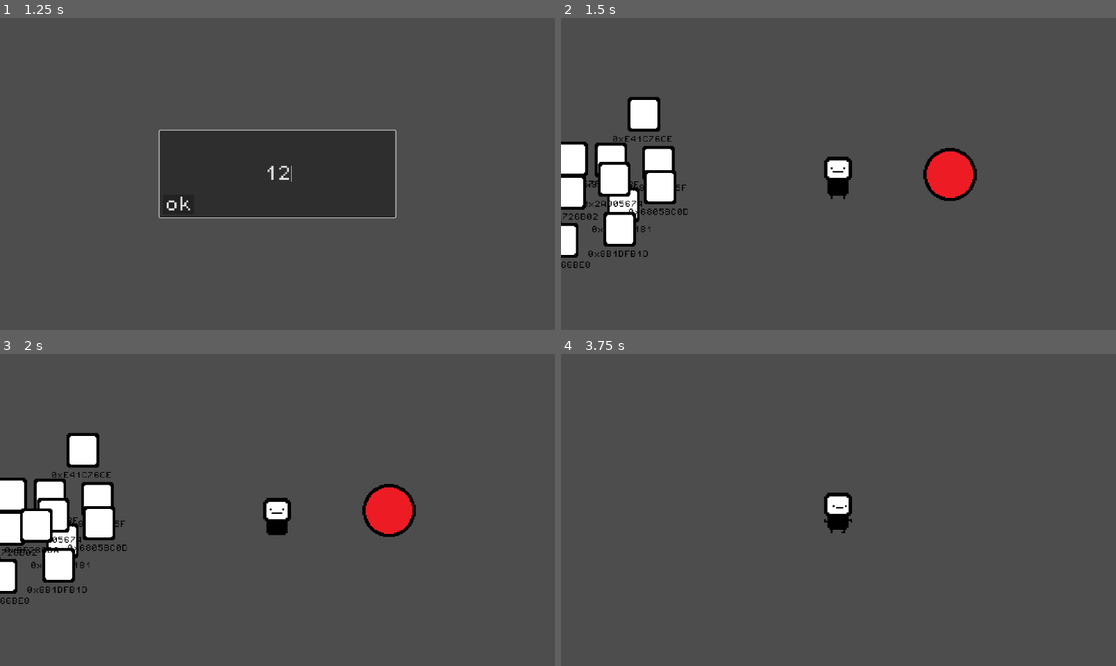
Above: before the commit, frames 1-4 (two rows, left to right).
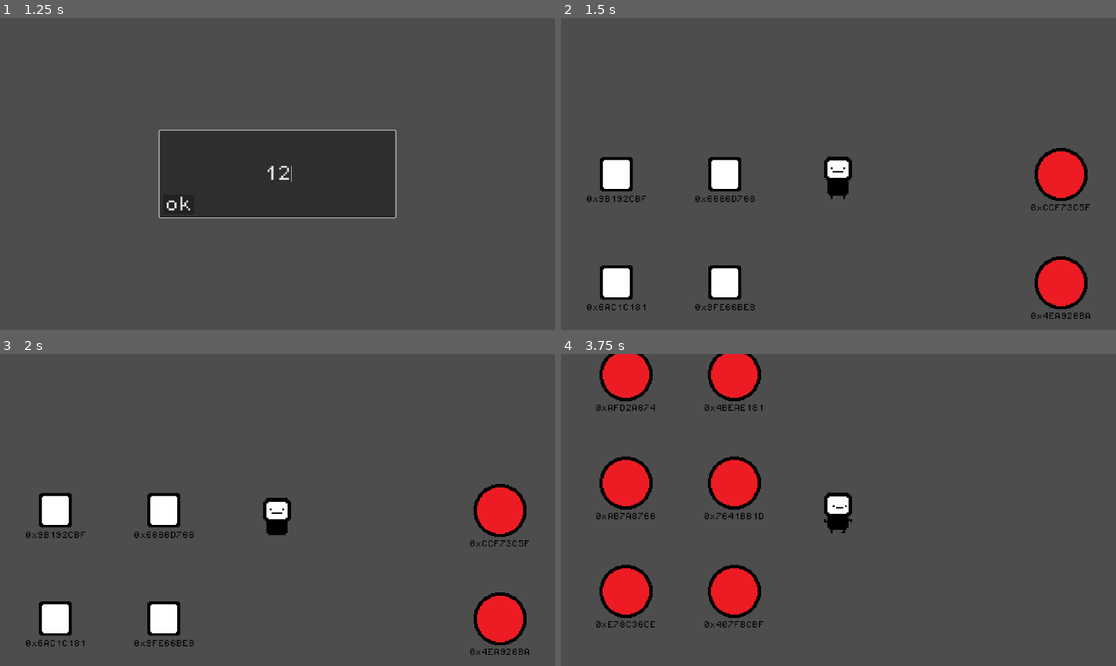
Above: after the commit, the same moments.

Repository: hugobiella/bit-memory
Game: Godot game, scene res://scenes/game.tscn
The game is run twice, just before and just after one commit, with the same random seed, the same clock (stepped at 60 frames per second) and the same inputs.
Inputs (mouse positions are in pixels of both pictures, inside the frame that each line leads up to):
- Up to frame 1 (1.25 s): click (277, 174) at 0.52 s; type "12" at 0.6 s
- Up to frame 2 (1.5 s): click "ok" at 1.25 s
- Up to frame 3 (2 s): no input
- Up to frame 4 (3.75 s): hold D (move_right) 2.03-2.78 s; hold E (interact) 2.03-2.78 s; hold S (move_down) 2.78-3.53 s; tap E (interact) at 2.85 s; hold D (move_right) from 3.53 s (still down); hold E (interact) from 3.53 s (still down)

Frame 1 is identical in both runs. In frame 2, 12% of the frame differs, in the area x 0-96%, y 25-97%; in frame 3, 12%; in frame 4, 8.1%.

Commit message:
big updates!

Diff:
--- a/new-game-project/scenes/game.gd
+++ b/new-game-project/scenes/game.gd
@@ -2,6 +2,9 @@
 
 var input_scene: PackedScene
 var input_scene_instance: Node
+
+#func _physics_process(delta):
+	#print(Globals.physical_address_array)
 
 func _ready():
 	input_scene = preload("res://scenes/ui/input_manager.tscn")
--- a/new-game-project/scenes/game.tscn
+++ b/new-game-project/scenes/game.tscn
@@ -2,8 +2,8 @@
 
 [ext_resource type="PackedScene" uid="uid://dpf6de5imqxlt" path="res://scenes/player.tscn" id="1_1hgf2"]
 [ext_resource type="Script" path="res://scenes/game.gd" id="1_fpu7j"]
-[ext_resource type="PackedScene" uid="uid://e1hitv2dch32" path="res://scenes/score_area.tscn" id="3_nqsge"]
 [ext_resource type="PackedScene" uid="uid://bf2r4iw1hqxy7" path="res://scenes/package_generator.tscn" id="3_xmbt7"]
+[ext_resource type="PackedScene" uid="uid://cscqtspqth4ol" path="res://scenes/score_generator.tscn" id="4_00sjm"]
 
 [node name="game" type="Node2D"]
 script = ExtResource("1_fpu7j")
@@ -16,5 +16,5 @@
 [node name="PackageGenerator3" parent="." instance=ExtResource("3_xmbt7")]
 position = Vector2(-256, 0)
 
-[node name="ScoreArea" parent="." instance=ExtResource("3_nqsge")]
+[node name="ScoreGenerator" parent="." instance=ExtResource("4_00sjm")]
 position = Vector2(256, 0)
--- a/new-game-project/scenes/score_area.tscn
+++ b/new-game-project/scenes/score_area.tscn
@@ -10,6 +10,12 @@
 [node name="ScoreArea" type="Area2D"]
 script = ExtResource("1_dbb75")
 
+[node name="Label" type="Label" parent="."]
+offset_left = -64.0
+offset_top = -88.0
+offset_right = 64.0
+offset_bottom = -56.0
+
 [node name="CollisionShape2D" type="CollisionShape2D" parent="."]
 position = Vector2(1, 1)
 shape = SubResource("CircleShape2D_igsav")
--- /dev/null
+++ b/new-game-project/scenes/score_generator.gd
@@ -0,0 +1,33 @@
+extends Node2D
+
+@export var package_scene: PackedScene
+@export var spawn_area_radius: float = 200.0
+var score_generated: Array = []
+
+var grid_offset = 250
+var grid_columns = 2
+
+func _ready():
+	set_physics_process(true)
+
+func _physics_process(_delta):
+	if score_generated.size() < Globals.amount_to_generate:
+		generate_score_grid()
+
+func generate_score_grid():
+	var count = score_generated.size()
+	var rows = ceil(float(Globals.amount_to_generate) / float(grid_columns))
+
+	for row in range(rows):
+		for column in range(grid_columns):
+			if count >= Globals.amount_to_generate:
+				return
+			var position_in_grid = Vector2(column * grid_offset, row * grid_offset)
+			generate_score_at_position(position_in_grid)
+			count += 1
+
+func generate_score_at_position(position_in_grid: Vector2):
+	var score_instance = package_scene.instantiate() as Area2D
+	add_child(score_instance)
+	score_instance.position = global_position + position_in_grid
+	score_generated.append(score_instance)
--- /dev/null
+++ b/new-game-project/scenes/score_generator.tscn
@@ -0,0 +1,8 @@
+[gd_scene load_steps=3 format=3 uid="uid://cscqtspqth4ol"]
+
+[ext_resource type="Script" path="res://scenes/score_generator.gd" id="1_hufsk"]
+[ext_resource type="PackedScene" uid="uid://e1hitv2dch32" path="res://scenes/score_area.tscn" id="2_5hg43"]
+
+[node name="ScoreGenerator" type="Node2D"]
+script = ExtResource("1_hufsk")
+package_scene = ExtResource("2_5hg43")
--- a/new-game-project/scripts/globals.gd
+++ b/new-game-project/scripts/globals.gd
@@ -7,6 +7,8 @@
 var score = 0
 
 var amount_to_generate = 0
+var physical_address_array = []
+var virtual_address_array = []
 
 func add_points(points):
 	score += points
--- a/new-game-project/scripts/package.gd
+++ b/new-game-project/scripts/package.gd
@@ -6,8 +6,8 @@
 	interaction_area.interact = Callable(self, "_on_interact")
 	_generate_virtual_address()
 	label.add_theme_color_override("font_color", Color(0, 0, 0))
-	label.global_position.y = 50
-	label.global_position.x = -330
+	label.position.y = 50
+	label.position.x = -70
 	label.show()
 
 func _on_interact():
@@ -27,6 +27,10 @@
 		page_table[page_number] = randi() % 0xFFFFF
 	var offset = virtual_address & 0xFFF
 	var physical_address = (page_table[page_number] << 12) | offset
+	Globals.virtual_address_array.append(virtual_address)
+	Globals.physical_address_array.append(physical_address)
 	label.text = "0x%X" % virtual_address
-	print("virtual_address: 0x%X" % virtual_address)
+	#print("virtual_address: 0x%X" % virtual_address)
 	#print("physical_address: 0x%X" % physical_address)
+	#for value in Globals.physical_address_array:
+		#print("0x%X" % value)
--- a/new-game-project/scripts/package_generator.gd
+++ b/new-game-project/scripts/package_generator.gd
@@ -1,26 +1,32 @@
 extends Node2D
 
 @export var package_scene: PackedScene
-@export var spawn_area_radius: float = 200.0
 var packages_generated: Array = []
+
+var grid_offset = 250
+var grid_columns = 2
 
 func _ready():
 	set_physics_process(true)
 
 func _physics_process(_delta):
 	if packages_generated.size() < Globals.amount_to_generate:
-		generate_package()
+		generate_package_grid()
 
-		#remove deleted packages from list
-	#for package in packages_generated:
-		#if not is_instance_valid(package):
-			#packages_generated.erase(package)
+func generate_package_grid():
+	var count = packages_generated.size()
+	var rows = ceil(float(Globals.amount_to_generate) / float(grid_columns))
 
-func generate_package():
-	var random_angle = randf_range(0, 2 * PI)
-	var random_radius = randf_range(0, spawn_area_radius)
-	var random_position = Vector2(cos(random_angle), sin(random_angle)) * random_radius
+	for row in range(rows):
+		for column in range(grid_columns):
+			if count >= Globals.amount_to_generate:
+				return
+			var position_in_grid = Vector2(column * grid_offset, row * grid_offset)
+			generate_package_at_position(position_in_grid)
+			count += 1
+
+func generate_package_at_position(position_in_grid: Vector2):
 	var package_instance = package_scene.instantiate() as RigidBody2D
 	add_child(package_instance)
-	package_instance.position = global_position + random_position
+	package_instance.position = global_position + position_in_grid
 	packages_generated.append(package_instance)
--- a/new-game-project/scripts/score_area.gd
+++ b/new-game-project/scripts/score_area.gd
@@ -1,6 +1,15 @@
 extends Area2D
 
 @onready var explosion = $Explosion
+@onready var label = $Label
+
+func _ready():
+	label.add_theme_color_override("font_color", Color(0, 0, 0))
+	label.position.y = 70
+	label.position.x = -70
+	label.show()
+	var physical_address = get_random_physical_address()
+	label.text = "0x%X" % physical_address
 
 func _on_body_entered(body):
 	if body is RigidBody2D:
@@ -8,5 +17,15 @@
 		Globals.package_exploded = true
 		Globals.add_points(10)
 		print("deleting package...")
-		Globals.being_carried = false # reset value for label to show
+		Globals.being_carried = false
 		body.queue_free()
+
+func get_random_physical_address():
+	if Globals.physical_address_array.size() == 0:
+		print("No more physical addresses available.")
+		return 0
+
+	var random_index = randi() % Globals.physical_address_array.size()
+	var address = Globals.physical_address_array[random_index]
+	Globals.physical_address_array.remove_at(random_index)
+	return address
